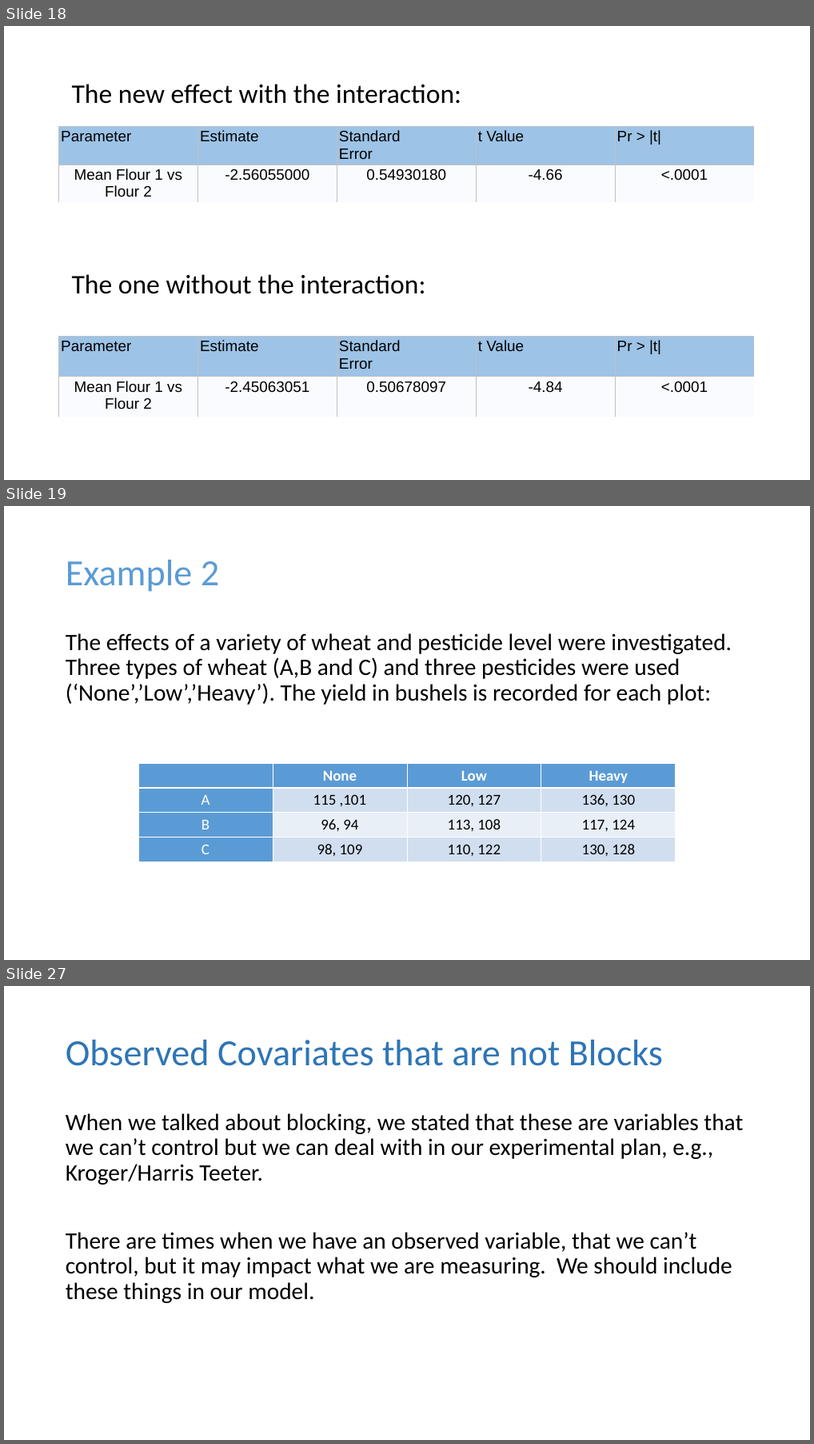
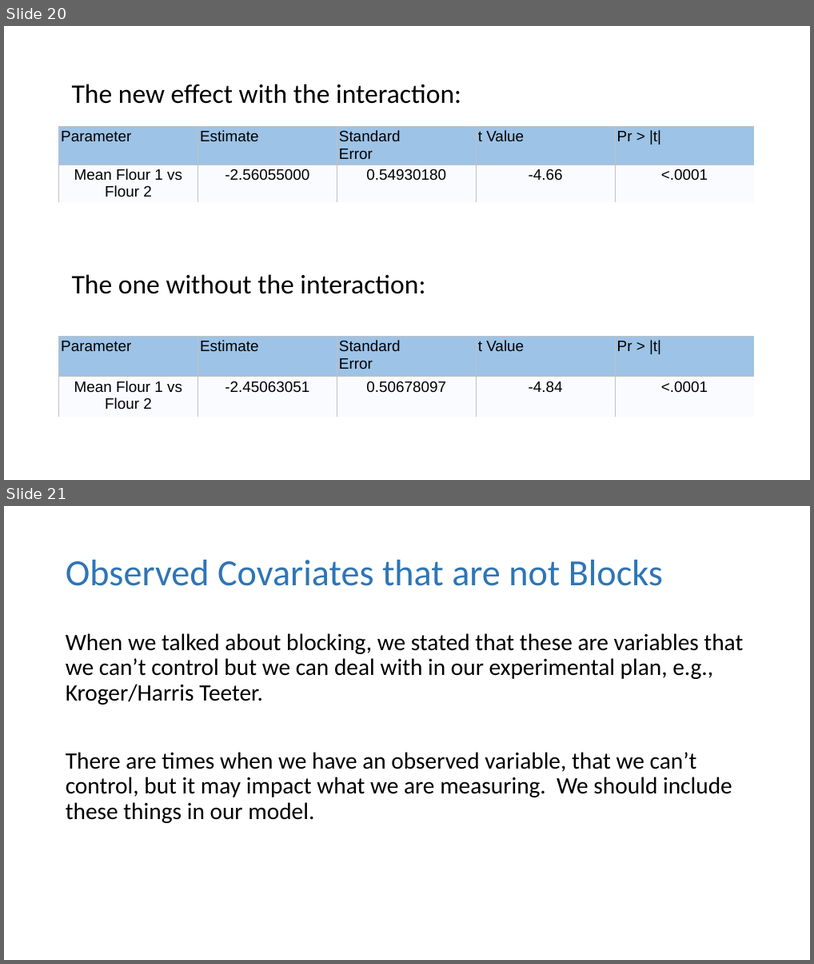
Before and after one commit to dhbrand/iaa_spring1_hw, a slide deck: d_of_e/slides/powerpoints/DOE Lecture 4.pptx. Shown one above the other, each under a label of ours: slides 18, 19 and 27 before the commit, slides 20 and 21 after it; the slides between them are not shown. The pictures are 814x1444 and 814x964 pixels, drawn with LibreOffice and Linux fonts; fonts in the diff are those of the drawing. Boxes give left, top, right and bottom in pixels: in the first picture for what was removed or moved away, otherwise in the second. Text is boxed around its words. In the diff, an @@ line names an element or a change of style, - is before the commit and + after.

```diff
--- a/d_of_e/slides/powerpoints/DOE Lecture 4.pptx
+++ b/d_of_e/slides/powerpoints/DOE Lecture 4.pptx
@@ slide 19 removed at (x1=4, y1=506, x2=810, y2=960), background #FFFFFF @@
@@ title removed at (x1=66, y1=560, x2=219, y2=592) @@
-Example 2
@@ text removed at (x1=66, y1=633, x2=732, y2=704) @@
-The effects of a variety of wheat and pesticide level were investigated. Three types of wheat (A,B and C) and three pesticides were used (‘None’,’Low’,’Heavy’). The yield in bushels is recorded for each plot:
@@ table removed at (x1=138, y1=763, x2=675, y2=861), 4 rows, 4 columns @@
- | None | Low | Heavy
-A | 115 ,101 | 120, 127 | 136, 130
-B | 96, 94 | 113, 108 | 117, 124
-C | 98, 109 | 110, 122 | 130, 128
@@ what was slide 18 is now slide 20 @@
@@ what was slide 27 is now slide 21 @@
```
Also in this commit, not shown: 1 slide changed, 2 slides added, 7 other slides removed, 5 other files.
